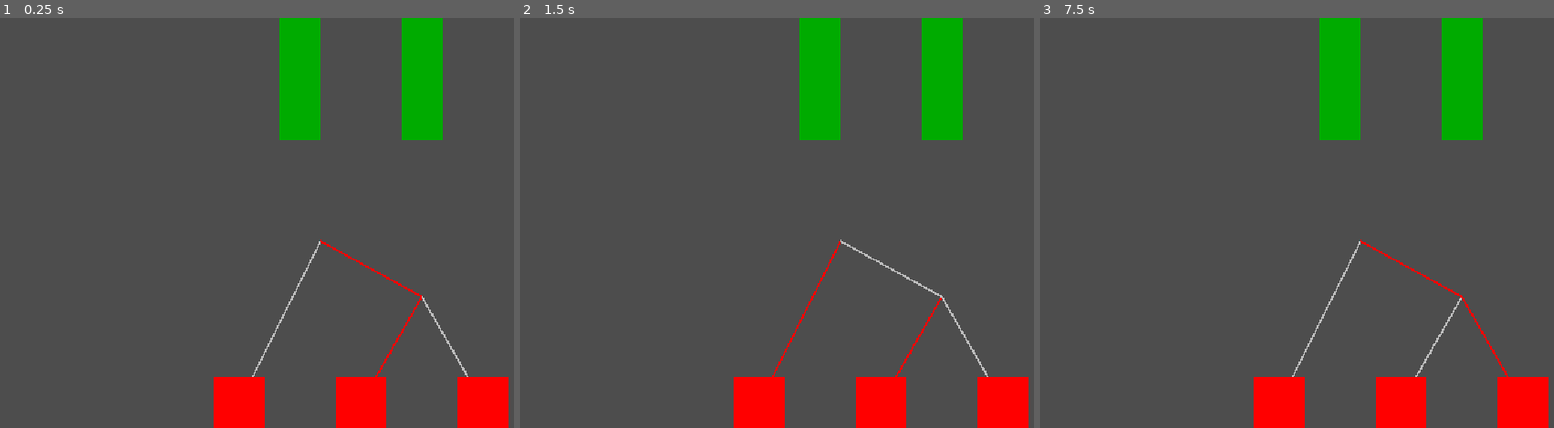
Above: before the commit, frames 1-3 (left to right).
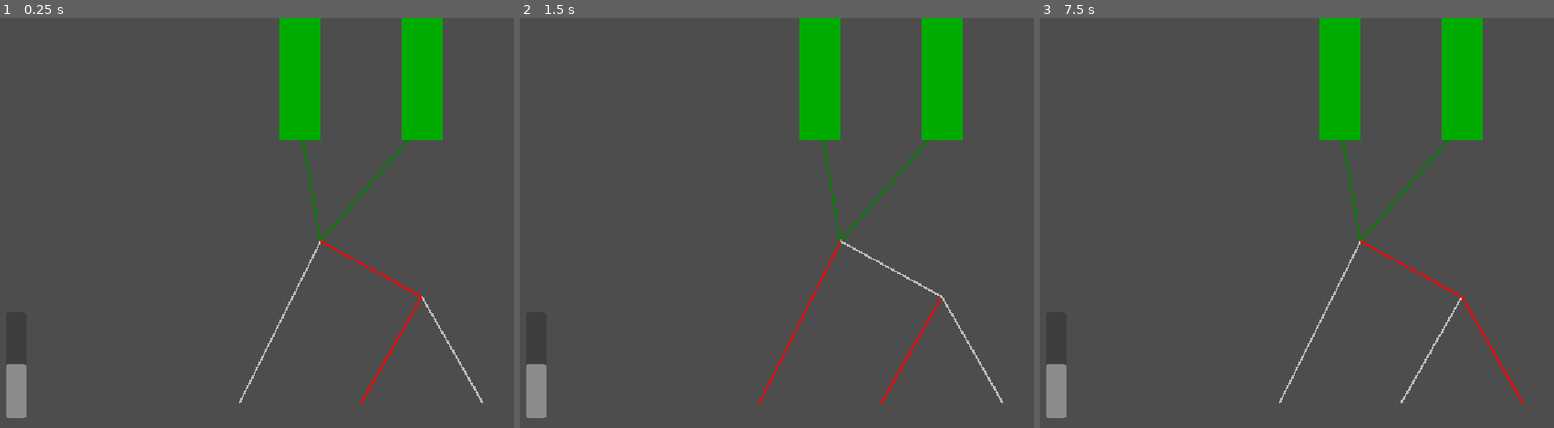
Above: after the commit, the same moments.

Repository: zt1ier/game-jam
Game: Godot game, scene res://main.tscn
The game is run twice, just before and just after one commit, with the same random seed, the same clock (stepped at 60 frames per second) and the same inputs.
Inputs:
- Up to frame 1 (0.25 s): no input
- Up to frame 2 (1.5 s): tap Enter at 0.5 s; hold D (move_right) 0.53-1.28 s; tap E (interact) at 0.6, 1.35 s; tap Space at 1.25 s; hold S (move_down) from 1.28 s (still down)
- Up to frame 3 (7.5 s): tap Enter at 2, 3.5 s; release S (move_down) at 2.03 s; hold D (move_right) 2.03-2.78 s; tap E (interact) every 0.75 s from 2.1 to 7.35 s; tap Space at 2.75, 4.25 s; hold W (move_up) 2.78-3.53 s; hold A (move_left) 3.53-5.03 s; hold S (move_down) 5.03-5.78 s; hold D (move_right) 5.78-6.53 s; hold W (move_up) 6.53-7.28 s; hold D (move_right) from 7.28 s (still down)

The runs differ from the first frame. In frame 1, 4.4% of the frame differs, in the area x 1-99%, y 29-100%; in frame 2, 4.4%; in frame 3, 4.4%.

Commit message:
Gameplay loop

Diff:
--- a/imaginary-game-studios/gobbo-and-furny/the-forever-truffie/main.tscn
+++ b/imaginary-game-studios/gobbo-and-furny/the-forever-truffie/main.tscn
@@ -1,8 +1,10 @@
-[gd_scene load_steps=5 format=3 uid="uid://d2ye3mw5dv752"]
+[gd_scene load_steps=7 format=3 uid="uid://d2ye3mw5dv752"]
 
 [ext_resource type="PackedScene" uid="uid://dcnve5wnevytu" path="res://scenes/pipe.tscn" id="1_0xm2m"]
 [ext_resource type="PackedScene" uid="uid://b78f84jo8hjrm" path="res://scenes/junction.tscn" id="2_h2yge"]
 [ext_resource type="PackedScene" uid="uid://brmey775geq02" path="res://scenes/endpoint.tscn" id="3_1bvp3"]
+[ext_resource type="Script" uid="uid://c8p71chgoo3r0" path="res://scripts/truffie_spawner.gd" id="4_7mycd"]
+[ext_resource type="Script" uid="uid://cx52p1ubwxotm" path="res://scripts/endpoint_manager.gd" id="4_272bh"]
 [ext_resource type="PackedScene" uid="uid://jdrrtxxekhap" path="res://scenes/furny.tscn" id="4_lquwl"]
 
 [node name="Main" type="Node2D"]
@@ -11,9 +13,11 @@
 
 [node name="Pipe" parent="Pipes" instance=ExtResource("1_0xm2m")]
 position = Vector2(480, 168)
+target = NodePath("../../Junctions/Junction")
 
 [node name="Pipe2" parent="Pipes" instance=ExtResource("1_0xm2m")]
 position = Vector2(672, 168)
+target = NodePath("../../Junctions/Junction")
 
 [node name="Junctions" type="Node2D" parent="."]
 
@@ -38,5 +42,22 @@
 [node name="Endpoint3" parent="Endpoints" instance=ExtResource("3_1bvp3")]
 position = Vector2(768, 608)
 
+[node name="EndpointManager" type="Node2D" parent="."]
+script = ExtResource("4_272bh")
+
+[node name="Truffies" type="Node2D" parent="."]
+script = ExtResource("4_7mycd")
+
 [node name="Furny" parent="." instance=ExtResource("4_lquwl")]
 position = Vector2(320, 392)
+
+[node name="GutMeter" type="ProgressBar" parent="." groups=["GutMeter"]]
+offset_left = 16.0
+offset_top = 464.0
+offset_right = 48.0
+offset_bottom = 632.0
+max_value = 10.0
+step = 1.0
+value = 5.0
+fill_mode = 3
+show_percentage = false
--- a/imaginary-game-studios/gobbo-and-furny/the-forever-truffie/project.godot
+++ b/imaginary-game-studios/gobbo-and-furny/the-forever-truffie/project.godot
@@ -14,11 +14,19 @@
 run/main_scene="uid://d2ye3mw5dv752"
 config/features=PackedStringArray("4.4", "GL Compatibility")
 
+[autoload]
+
+GutMeter="*res://scripts/globals/gut_meter.gd"
+
 [display]
 
 window/size/window_width_override=576
 window/size/window_height_override=324
 window/stretch/mode="canvas_items"
+
+[global_group]
+
+GutMeter=""
 
 [input]
 
--- a/imaginary-game-studios/gobbo-and-furny/the-forever-truffie/scenes/endpoint.tscn
+++ b/imaginary-game-studios/gobbo-and-furny/the-forever-truffie/scenes/endpoint.tscn
@@ -1,23 +1,12 @@
-[gd_scene load_steps=2 format=3 uid="uid://brmey775geq02"]
+[gd_scene load_steps=3 format=3 uid="uid://brmey775geq02"]
+
+[ext_resource type="Script" uid="uid://sifoo2ng6a1e" path="res://scripts/endpoint.gd" id="1_vdkol"]
 
 [sub_resource type="RectangleShape2D" id="RectangleShape2D_g7e6k"]
 size = Vector2(80, 80)
 
 [node name="Endpoint" type="Area2D"]
+script = ExtResource("1_vdkol")
 
 [node name="CollisionShape2D" type="CollisionShape2D" parent="."]
 shape = SubResource("RectangleShape2D_g7e6k")
-
-[node name="ColorRect" type="ColorRect" parent="."]
-anchors_preset = 8
-anchor_left = 0.5
-anchor_top = 0.5
-anchor_right = 0.5
-anchor_bottom = 0.5
-offset_left = -40.0
-offset_top = -40.0
-offset_right = 40.0
-offset_bottom = 40.0
-grow_horizontal = 2
-grow_vertical = 2
-color = Color(1, 0, 0, 1)
--- a/imaginary-game-studios/gobbo-and-furny/the-forever-truffie/scenes/pipe.tscn
+++ b/imaginary-game-studios/gobbo-and-furny/the-forever-truffie/scenes/pipe.tscn
@@ -1,6 +1,9 @@
-[gd_scene format=3 uid="uid://dcnve5wnevytu"]
+[gd_scene load_steps=2 format=3 uid="uid://dcnve5wnevytu"]
+
+[ext_resource type="Script" uid="uid://bhr1xcnhvedgf" path="res://scripts/pipe.gd" id="1_8x3ej"]
 
 [node name="Pipe" type="Marker2D"]
+script = ExtResource("1_8x3ej")
 
 [node name="ColorRect" type="ColorRect" parent="."]
 anchors_preset = 8
--- /dev/null
+++ b/imaginary-game-studios/gobbo-and-furny/the-forever-truffie/scenes/truffie.tscn
@@ -0,0 +1,12 @@
+[gd_scene load_steps=3 format=3 uid="uid://dvgcowbjh4muf"]
+
+[ext_resource type="Script" uid="uid://ss1yfvhy03km" path="res://scripts/truffie.gd" id="1_odtpf"]
+
+[sub_resource type="CircleShape2D" id="CircleShape2D_oy4o3"]
+radius = 16.0
+
+[node name="Truffie" type="Area2D"]
+script = ExtResource("1_odtpf")
+
+[node name="CollisionShape2D" type="CollisionShape2D" parent="."]
+shape = SubResource("CircleShape2D_oy4o3")
--- /dev/null
+++ b/imaginary-game-studios/gobbo-and-furny/the-forever-truffie/scripts/endpoint.gd
@@ -0,0 +1,17 @@
+class_name Endpoint extends Area2D
+
+
+var type: String = ""
+
+
+@onready var collision_shape: CollisionShape2D = $CollisionShape2D
+
+
+func set_type(new_type: String) -> void:
+	type = new_type
+
+	# placeholders, please change to actual sprites
+	match type:
+		"Normal": collision_shape.debug_color = Color.WHITE
+		"Frozen": collision_shape.debug_color = Color.BLUE
+		"Explosive": collision_shape.debug_color = Color.RED
--- /dev/null
+++ b/imaginary-game-studios/gobbo-and-furny/the-forever-truffie/scripts/endpoint_manager.gd
@@ -0,0 +1,40 @@
+class_name EndpointManager extends Node2D
+
+
+@export var retype_interval: float = 15.0
+@export var endpoint_nodes: Array[Endpoint]
+
+
+var types: Array[String] = [
+	"Normal",
+	"Frozen",
+	"Explosive",
+]
+
+
+@onready var endpoints: Node2D = $"../Endpoints"
+
+
+func _ready() -> void:
+	if endpoint_nodes.is_empty():
+		for endpoint in endpoints.get_children():
+			endpoint_nodes.append(endpoint)
+
+	_set_unique_types()
+	_start_retype_loop()
+
+
+func _set_unique_types() -> void:
+	var shuffled_types := types.duplicate()
+	shuffled_types.shuffle()
+
+	for i in endpoint_nodes.size():
+		var endpoint = endpoint_nodes[i]
+		if endpoint.has_method("set_type"):
+			endpoint.set_type(shuffled_types[i])
+
+
+func  _start_retype_loop() -> void:
+	await get_tree().create_timer(retype_interval).timeout
+	_set_unique_types()
+	_start_retype_loop()
--- a/imaginary-game-studios/gobbo-and-furny/the-forever-truffie/scripts/furny.gd
+++ b/imaginary-game-studios/gobbo-and-furny/the-forever-truffie/scripts/furny.gd
@@ -4,11 +4,22 @@
 @export var speed: float = 400.0
 
 
+var lerp_speed: float = 7.0
+
+
+@onready var gut_meter: ProgressBar = $"../GutMeter"
+
+
 func _ready() -> void:
 	add_to_group("Furny")
+
+	if gut_meter == null:
+		gut_meter = get_tree().get_first_node_in_group("GutMeter") as ProgressBar
 
 
 func _physics_process(delta: float) -> void:
 	var direction := Input.get_vector("move_left", "move_right", "move_up", "move_down").normalized()
 	velocity = direction * speed
 	move_and_slide()
+
+	gut_meter.value = lerp(gut_meter.value, float(GutMeter.gut_value), delta * lerp_speed)
--- /dev/null
+++ b/imaginary-game-studios/gobbo-and-furny/the-forever-truffie/scripts/globals/gut_meter.gd
@@ -0,0 +1,16 @@
+extends Node
+
+
+var gut_value: int = 5
+
+
+func refresh() -> void:
+	gut_value = 5
+
+
+func digest() -> void:
+	gut_value += 1
+
+
+func reject() -> void:
+	gut_value -= 1
--- a/imaginary-game-studios/gobbo-and-furny/the-forever-truffie/scripts/junction.gd
+++ b/imaginary-game-studios/gobbo-and-furny/the-forever-truffie/scripts/junction.gd
@@ -20,7 +20,6 @@
 	# randomize target output
 	if not target_output:
 		target_output = [output_left, output_right].pick_random()
-	print("%s target_output: %s" % [name, target_output])
 
 
 func _draw() -> void:
@@ -56,7 +55,6 @@
 		target_output = output_right
 	elif target_output == output_right:
 		target_output = output_left
-	print("%s target_output: %s" % [name, target_output])
 	queue_redraw()
 
 
--- /dev/null
+++ b/imaginary-game-studios/gobbo-and-furny/the-forever-truffie/scripts/pipe.gd
@@ -0,0 +1,15 @@
+class_name Pipe extends Marker2D
+
+
+@export var target: NodePath
+
+
+func _draw() -> void:
+		if target:
+			var to_target = to_local(get_node(target).global_position)
+
+			draw_line(Vector2.ZERO, to_target, Color.WEB_GREEN, 3.0)
+
+
+func get_output() -> Node2D:
+	return get_node(target)
--- /dev/null
+++ b/imaginary-game-studios/gobbo-and-furny/the-forever-truffie/scripts/truffie.gd
@@ -0,0 +1,66 @@
+class_name Truffie extends Area2D
+
+
+@export var travel_speed: float = 150.0
+
+
+var types: Array[String] = [
+	"Normal",
+	"Frozen",
+	"Explosive",
+]
+
+var type: String = ""
+
+var current_target: Node2D # can be Junction
+
+
+@onready var collision_shape: CollisionShape2D = $CollisionShape2D
+
+
+func _ready() -> void:
+	_set_truffie_type()
+
+
+func _process(delta: float) -> void:
+	if current_target:
+		position = position.move_toward(current_target.global_position, travel_speed * delta)
+		if position.distance_to(current_target.global_position) < 5:
+			move_to_next()
+
+
+func _set_truffie_type() -> void:
+	type = types.pick_random()
+
+	# placeholders, please change to actual sprites
+	match type:
+		"Normal": collision_shape.debug_color = Color.WHITE
+		"Frozen": collision_shape.debug_color = Color.BLUE
+		"Explosive": collision_shape.debug_color = Color.RED
+
+
+func move_to_next() -> void:
+	if current_target.has_method("get_output"):
+		current_target = current_target.get_output()
+	else:
+		_reached_endpoint()
+
+
+func _reached_endpoint() -> void:
+	if current_target:
+		var endpoint = current_target as Endpoint
+		var expected_type = current_target.type
+
+		if expected_type == type:
+			GutMeter.digest()
+			print("digested: %s" % type)
+		else:
+			GutMeter.reject()
+			print("rejected: %s" % type)
+
+		print("gut value: %s" % GutMeter.gut_value)
+
+	else:
+		printerr("invalid current_target.. somehow")
+
+	queue_free()
--- /dev/null
+++ b/imaginary-game-studios/gobbo-and-furny/the-forever-truffie/scripts/truffie_spawner.gd
@@ -0,0 +1,43 @@
+class_name TruffieSpawner extends Node2D
+
+
+const TRUFFIE_SCENE = preload("res://scenes/truffie.tscn")
+
+
+@export var spawn_interval: float = 4.0 # in seconds
+
+
+var pipe_nodes: Array[Pipe] = []
+
+var timer: float = 0.0
+
+
+@onready var pipes: Node2D = $"../Pipes"
+
+
+func _ready() -> void:
+	if pipe_nodes.is_empty():
+		for pipe in pipes.get_children():
+			pipe_nodes.append(pipe)
+	print(pipe_nodes)
+
+
+func _process(delta: float) -> void:
+	timer += delta
+	if timer >= spawn_interval:
+		timer = 0.0
+		_spawn_truffie()
+
+
+func _spawn_truffie() -> void:
+	if pipe_nodes.is_empty() or TRUFFIE_SCENE == null:
+		return
+
+	var pipe = pipe_nodes.pick_random()
+	var truffie = TRUFFIE_SCENE.instantiate()
+
+	truffie.position = pipe.global_position
+	truffie.current_target = pipe.get_output()
+
+	add_child(truffie)
+	print("spawned truffie")
Not shown, added: imaginary-game-studios/gobbo-and-furny/the-forever-truffie/scripts/endpoint.gd.uid
Not shown, added: imaginary-game-studios/gobbo-and-furny/the-forever-truffie/scripts/endpoint_manager.gd.uid
Not shown, added: imaginary-game-studios/gobbo-and-furny/the-forever-truffie/scripts/globals/gut_meter.gd.uid
Not shown, added: imaginary-game-studios/gobbo-and-furny/the-forever-truffie/scripts/pipe.gd.uid
Not shown, added: imaginary-game-studios/gobbo-and-furny/the-forever-truffie/scripts/truffie.gd.uid
Not shown, added: imaginary-game-studios/gobbo-and-furny/the-forever-truffie/scripts/truffie_spawner.gd.uid
